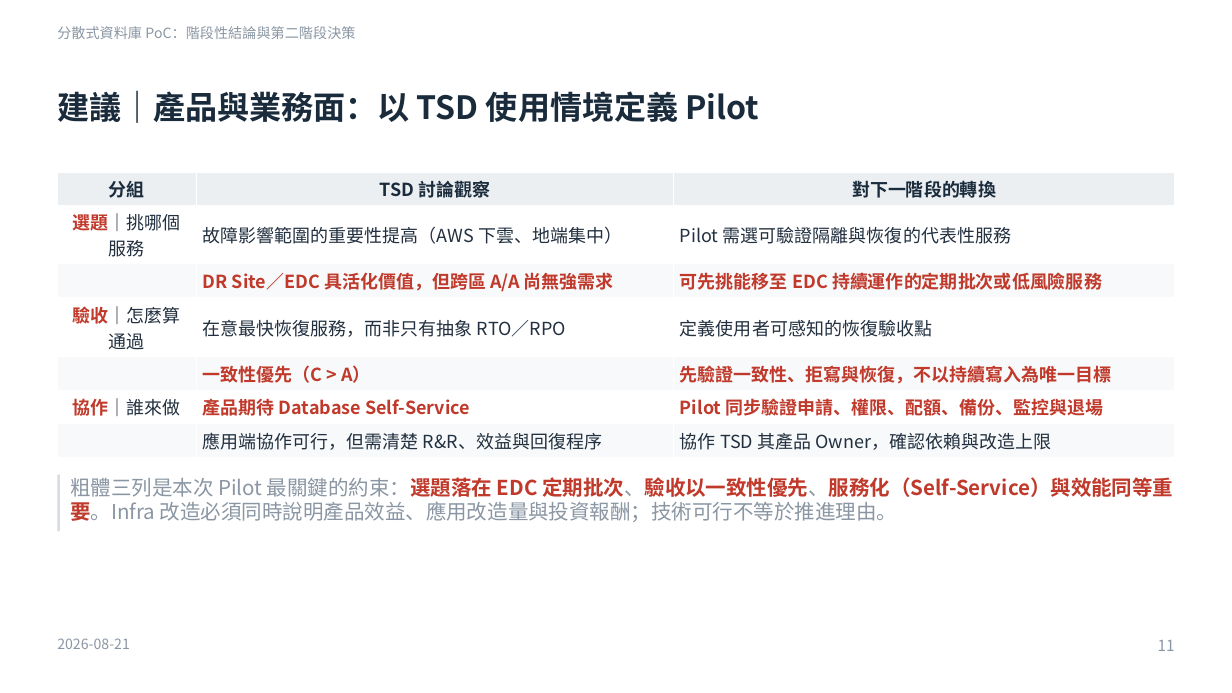
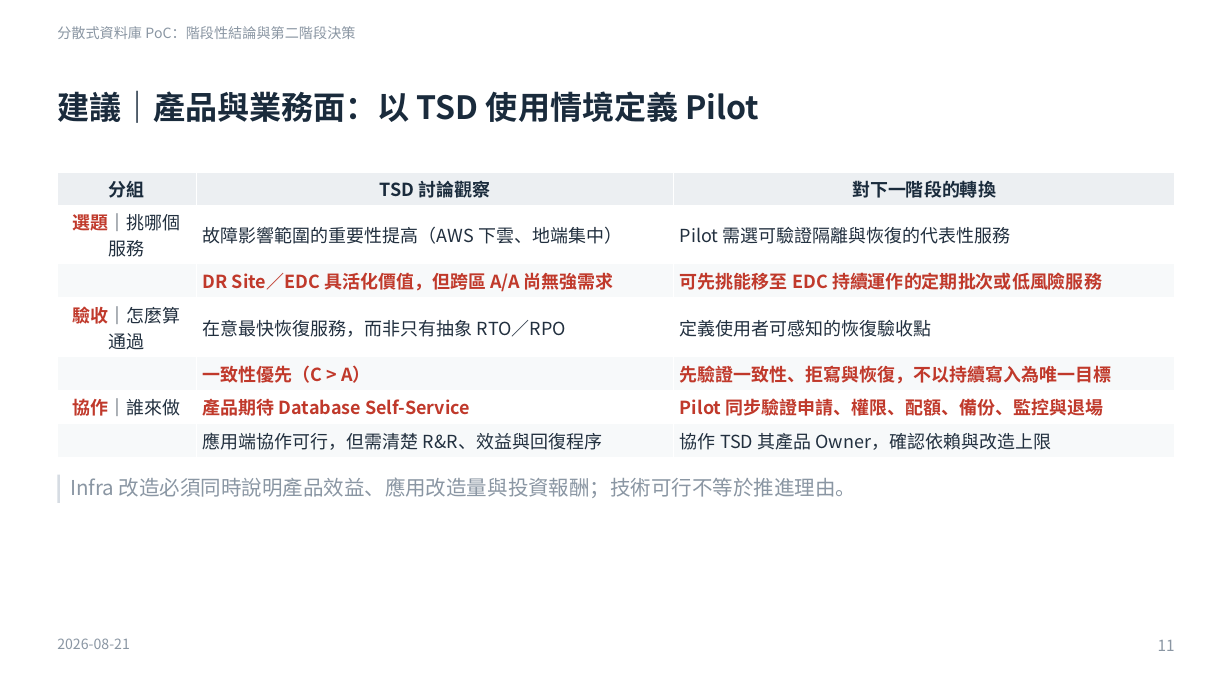
Before and after one commit to heavenruler/dba_career, a slide deck: slide 11 of poc/1_MeetingMinutes/0821_slide.pptx. Drawn at 1232x693 pixels with LibreOffice and Linux fonts; fonts in the diff are those of the drawing. Boxes give left, top, right and bottom in pixels: in the first picture for what was removed or moved away, otherwise in the second. Text is boxed around its words. In the diff, an @@ line names an element or a change of style, - is before the commit and + after.

```diff
--- a/poc/1_MeetingMinutes/0821_slide.pptx
+++ b/poc/1_MeetingMinutes/0821_slide.pptx
@@ rectangle: place and size @@
-rectangle at [57, 475, 60, 531]
+rectangle at [57, 475, 60, 504]
@@ text at [70, 477, 856, 498]: text changed @@
-粗體三列是本次 Pilot 最關鍵的約束：選題落在 EDC 定期批次、驗收以一致性優先、服務化（Self-Service）與效能同等重要。Infra 改造必須同時說明產品效益、應用改造量與投資報酬；技術可行不等於推進理由。
+Infra 改造必須同時說明產品效益、應用改造量與投資報酬；技術可行不等於推進理由。
```
Also in this commit, not shown: 3 other slides changed, 1 other file.
